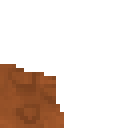
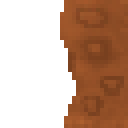
Revision of a layered 128x128 image; what changed, layer by layer:
hid "rocks bottom left" over 0, 64, 64, 128
showed "rocks vert right" over 60, 0, 128, 128
